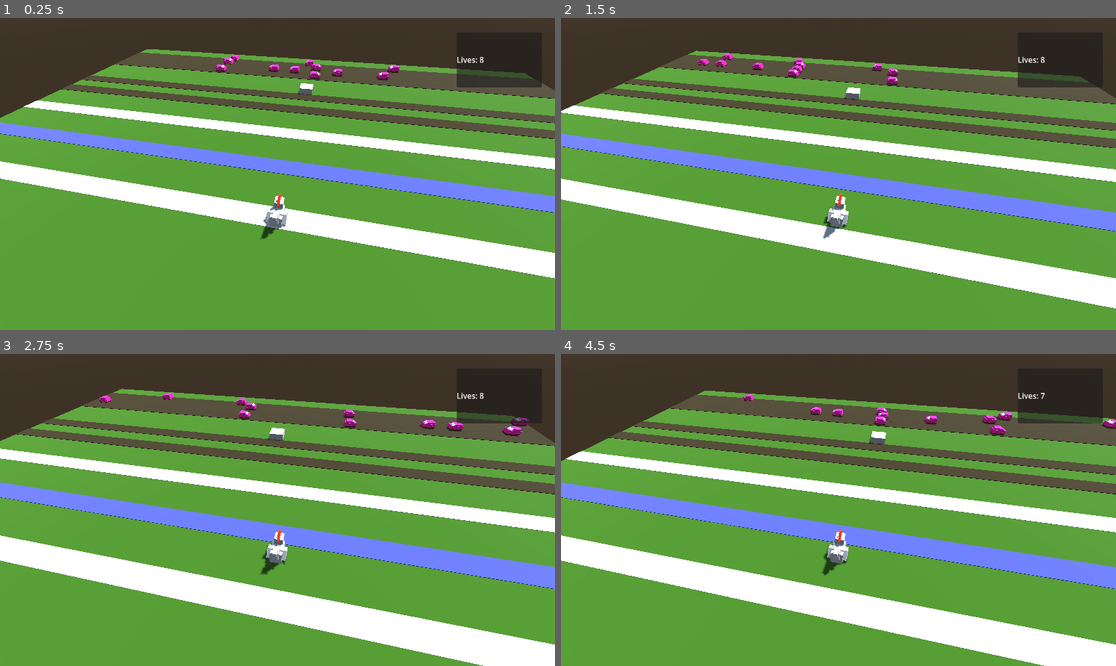
Above: before the commit, frames 1-4 (two rows, left to right).
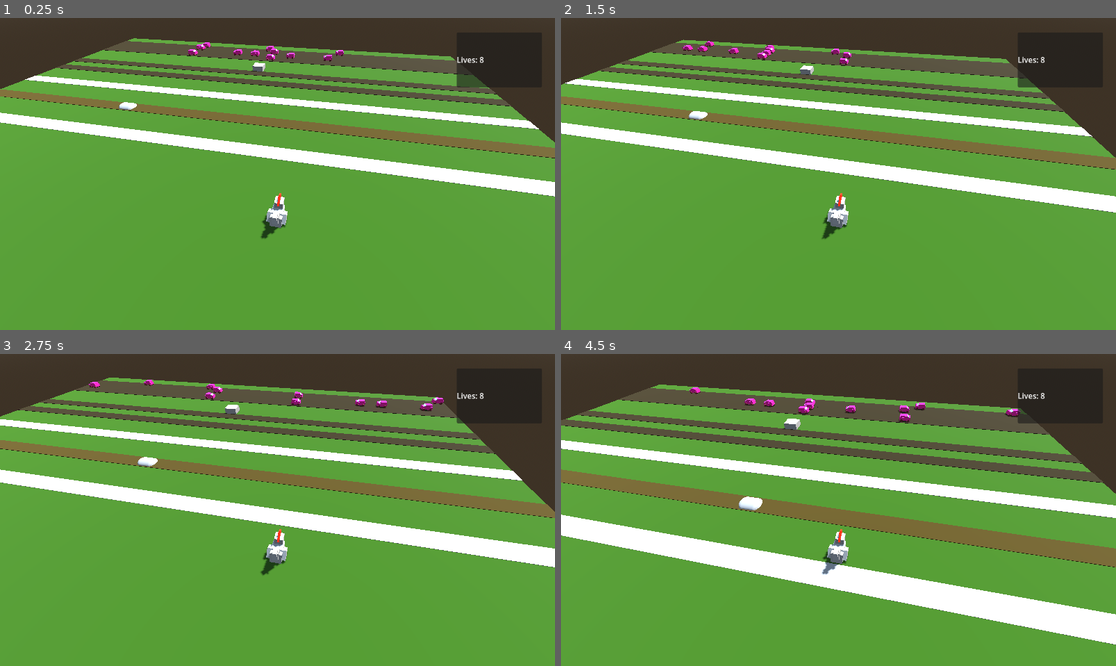
Above: after the commit, the same moments.

Repository: unblinky/danger-xing
Game: Godot game, scene res://Main/Main.tscn
The game is run twice, just before and just after one commit, with the same random seed, the same clock (stepped at 60 frames per second) and the same inputs.
Inputs:
- Up to frame 1 (0.25 s): no input
- Up to frame 2 (1.5 s): hold D (move_right) 0.53-1.28 s; tap W (move_fore) at 0.6, 1.35 s; hold S (move_back) from 1.28 s (still down)
- Up to frame 3 (2.75 s): release S (move_back) at 2.03 s; hold D (move_right) from 2.03 s (still down); tap W (move_fore) at 2.1 s
- Up to frame 4 (4.5 s): tap W (move_fore) at 2.85, 3.6, 4.35 s; release D (move_right) at 3.53 s; hold A (move_left) from 3.53 s (still down)

The runs differ from the first frame. In frame 1, 35% of the frame differs, in the area x 0-100%, y 6-84%; in frame 2, 40%; in frame 3, 46%; in frame 4, 52%, in the area x 0-100%, y 9-100%.

Commit message:
Chicken remembers its spawning point. Plus Vessel.

Diff:
--- a/Code/Car/Car.gd
+++ b/Code/Car/Car.gd
@@ -3,9 +3,6 @@
 
 var lane: Lane
 var speed: float = 0.0 # m/sec. # Decimals
-#var age: int = 0 # Whole numbers
-#var nameers: String = "Kyle"
-#var is_a_nice_guy: bool = true
 
 func _ready() -> void:
 	# Should be Lane.
--- a/Code/Chicken/Chicken.gd
+++ b/Code/Chicken/Chicken.gd
@@ -6,26 +6,17 @@
 
 var lives: int = 8
 
+# Positionoal variables.
+var spawning_point: Vector3
+var from: Vector3
+var to: Vector3
 
 func _ready() -> void:
 	area_entered.connect(on_collision)
 	lives_ui.text = "Lives: " + str(lives)
-
-
-func on_collision(area: Area3D):
-	if area is Goal:
-		print("Goal!!!!")
-	if area is Car:
-		crushed()
-	if area is River:
-		crushed()
-
-func crushed():
-	position = Vector3.ZERO
-	graphics.rotation_degrees.y = 0
-	print("Crushed!")
-	lives -= 1
-	lives_ui.text = "Lives: " + str(lives)
+	spawning_point = position
+	from = spawning_point
+	to = spawning_point
 
 
 func _process(delta: float) -> void:
@@ -44,3 +35,25 @@
 	if Input.is_action_just_pressed("move_back"):
 		position.z += 1
 		graphics.rotation_degrees.y = 180
+
+
+func destroy():
+	position = spawning_point
+	graphics.rotation_degrees.y = 0
+	lives -= 1
+	lives_ui.text = "Lives: " + str(lives)
+
+
+func on_collision(area: Area3D):
+	if area is Goal:
+		print("Goal!!!!")
+
+	if area is Car:
+		destroy()
+
+	if area is Vessel:
+		print("Riding on a Vessel.")
+
+	if area is River:
+		destroy()
+		print("Hit the river.")
--- a/Code/Main/Main.tscn
+++ b/Code/Main/Main.tscn
@@ -6,6 +6,7 @@
 [ext_resource type="PackedScene" uid="uid://berl535au27hs" path="res://Lane/Lane.tscn" id="4_6aewd"]
 [ext_resource type="PackedScene" uid="uid://d17l7nmy86h7e" path="res://Car/Car.tscn" id="4_ps1la"]
 [ext_resource type="PackedScene" uid="uid://ss2ms58fo62u" path="res://River/River.tscn" id="6_u2i7p"]
+[ext_resource type="PackedScene" uid="uid://dr60xawyh8org" path="res://Vessel/Vessel.tscn" id="7_hh5pf"]
 
 [sub_resource type="ProceduralSkyMaterial" id="ProceduralSkyMaterial_83ytx"]
 sky_horizon_color = Color(0.66224277, 0.6717428, 0.6867428, 1)
@@ -45,6 +46,7 @@
 environment = SubResource("Environment_ps1la")
 
 [node name="Chicken" parent="." unique_id=1595162323 instance=ExtResource("2_83ytx")]
+transform = Transform3D(1, 0, 0, 0, 1, 0, 0, 0, 1, 5, 0, 4)
 
 [node name="Goal" parent="." unique_id=1825972288 instance=ExtResource("3_amygn")]
 transform = Transform3D(1, 0, 0, 0, 1, 0, 0, 0, 1, 0, 0, -12)
@@ -103,6 +105,9 @@
 [node name="River" parent="." unique_id=727142097 instance=ExtResource("6_u2i7p")]
 transform = Transform3D(1, 0, 0, 0, 1, 0, 0, 0, 1, 0, 0, -3)
 
+[node name="Vessel" parent="River" unique_id=550237344 instance=ExtResource("7_hh5pf")]
+transform = Transform3D(1, 0, 0, 0, 1, 0, 0, 0, 1, -8, 0, 0)
+
 [node name="Lane5" type="MeshInstance3D" parent="." unique_id=1043720086]
 transform = Transform3D(1, 0, 0, 0, 1, 0, 0, 0, 1, 0, 0, -9)
 material_override = SubResource("StandardMaterial3D_83ytx")
--- a/Code/River/River.tscn
+++ b/Code/River/River.tscn
@@ -4,7 +4,7 @@
 [ext_resource type="Material" uid="uid://nm64wiughgh1" path="res://River/assets/Water.tres" id="2_bmykd"]
 
 [sub_resource type="BoxShape3D" id="BoxShape3D_huj1o"]
-size = Vector3(40, 0.15, 1)
+size = Vector3(40, 0.27421874, 0.31054688)
 
 [sub_resource type="BoxMesh" id="BoxMesh_amygn"]
 size = Vector3(40, 0.15, 1)
@@ -13,6 +13,7 @@
 script = ExtResource("1_bimn6")
 
 [node name="CollisionShape3D" type="CollisionShape3D" parent="." unique_id=814110548]
+transform = Transform3D(1, 0, 0, 0, 1, 0, 0, 0, 1, 0, 0.062109366, 0)
 shape = SubResource("BoxShape3D_huj1o")
 
 [node name="Graphics" type="MeshInstance3D" parent="." unique_id=727142097]
--- a/Code/River/assets/Water.tres
+++ b/Code/River/assets/Water.tres
@@ -1,4 +1,4 @@
 [gd_resource type="StandardMaterial3D" format=3 uid="uid://nm64wiughgh1"]
 
 [resource]
-albedo_color = Color(0.23648483, 0.25681654, 0.6167079, 1)
+albedo_color = Color(0.25367746, 0.2036025, 0, 1)
--- /dev/null
+++ b/Code/Vessel/Vessel.gd
@@ -0,0 +1,16 @@
+extends Area3D
+class_name Vessel
+
+# HACK: Possible code duplication.
+var river: River
+var speed: float = 0.0 # m/sec. # Decimals
+
+func _ready() -> void:
+	# Expecting a River.
+	river = get_parent()
+	speed = river.speed_limit
+
+func _process(delta: float) -> void:
+	position.x += speed * delta
+	if position.x > river.exit_point:
+		position.x = river.entrance_point
--- /dev/null
+++ b/Code/Vessel/Vessel.tscn
@@ -0,0 +1,18 @@
+[gd_scene format=3 uid="uid://dr60xawyh8org"]
+
+[ext_resource type="Script" uid="uid://4luqax8h1xgf" path="res://Vessel/Vessel.gd" id="1_fywir"]
+
+[sub_resource type="BoxShape3D" id="BoxShape3D_t7872"]
+size = Vector3(0.9, 0.9, 0.9)
+
+[sub_resource type="CapsuleMesh" id="CapsuleMesh_t7872"]
+
+[node name="Vessel" type="Area3D" unique_id=550237344]
+script = ExtResource("1_fywir")
+
+[node name="CollisionShape3D" type="CollisionShape3D" parent="." unique_id=1647344960]
+shape = SubResource("BoxShape3D_t7872")
+
+[node name="Graphics" type="MeshInstance3D" parent="." unique_id=860163270]
+transform = Transform3D(-2.6226834e-08, -0.6, 0, 0.6, -2.6226834e-08, 0, 0, 0, 0.9, 0, 0, 0)
+mesh = SubResource("CapsuleMesh_t7872")
Not shown, added: Code/Vessel/Vessel.gd.uid
